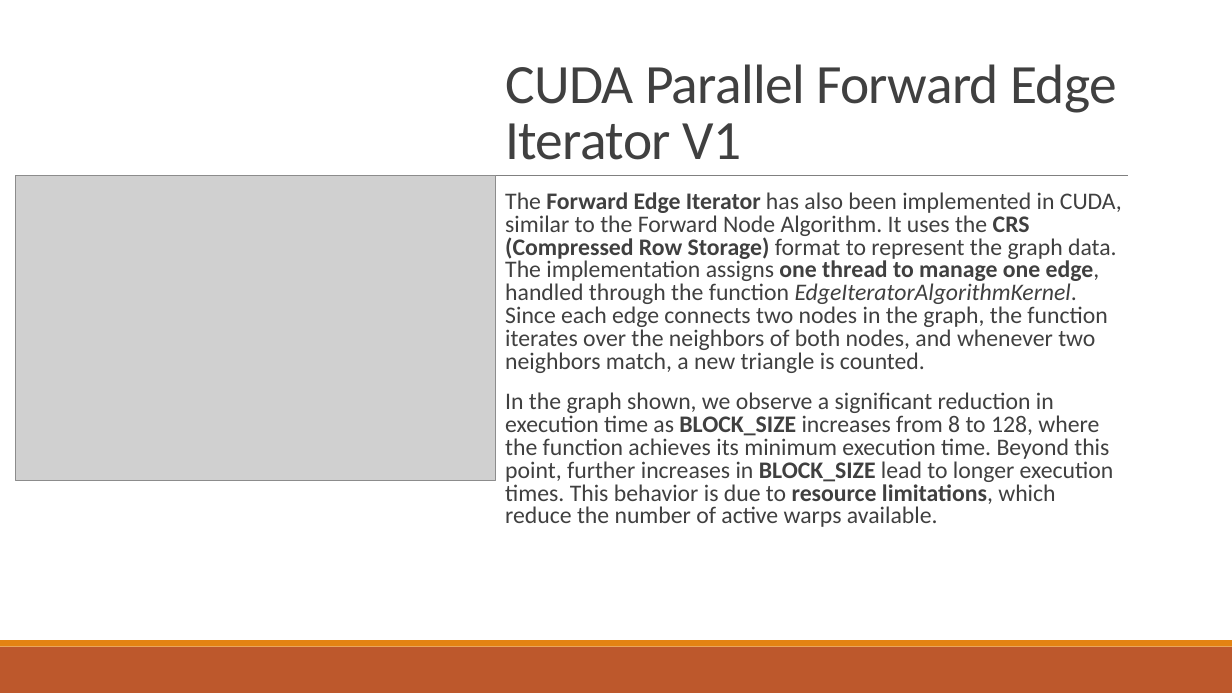
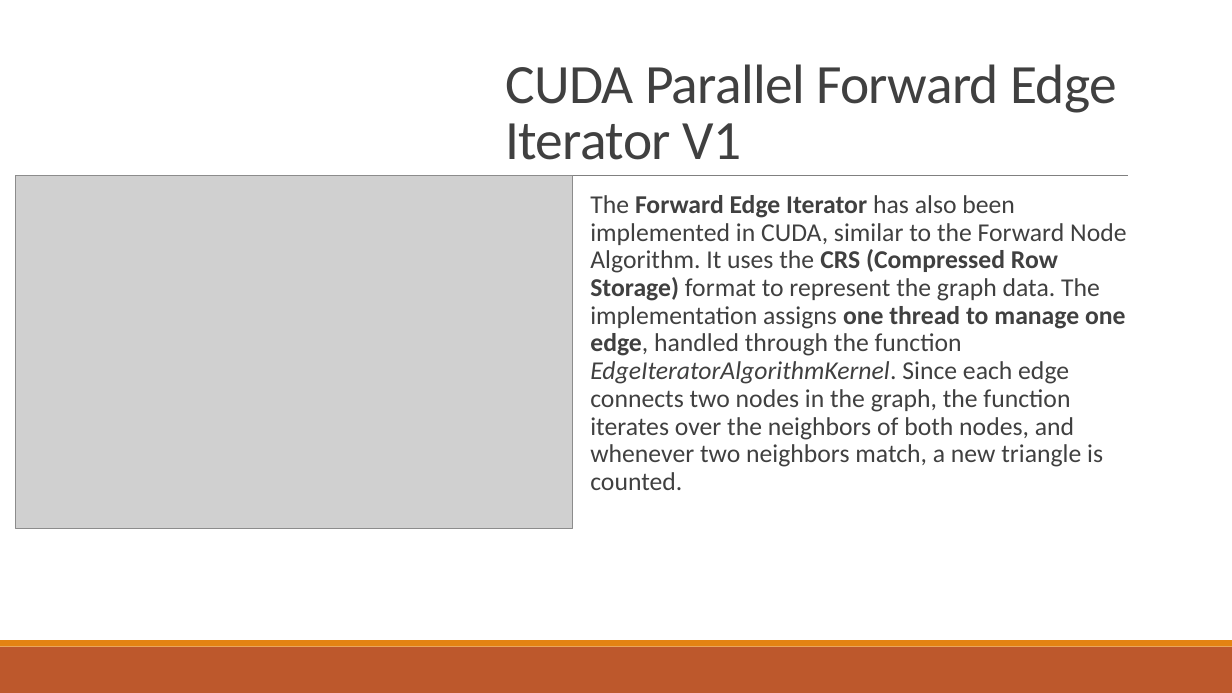
Before and after one commit to RiccardoRevalor/ParallelTriangleCounting, a slide deck: slide 16 of presentation.pptx. Drawn at 1232x693 pixels with LibreOffice and Linux fonts; fonts in the diff are those of the drawing; grey boxes stand for pictures. Boxes give left, top, right and bottom in pixels: in the first picture for what was removed or moved away, otherwise in the second. Text is boxed around its words. In the diff, an @@ line names an element or a change of style, - is before the commit and + after.

```diff
--- a/presentation.pptx
+++ b/presentation.pptx
@@ picture: place and size @@
-picture at <box>16,176,496,481</box>
+picture at <box>16,176,573,529</box>
@@ text "The Forward Edge Iterator has ...": place and size @@
-text "The Forward Edge Iterator has ..." at <box>505,192,1122,527</box>
+text "The Forward Edge Iterator has ..." at <box>590,195,1126,490</box>
@@ text "The Forward Edge Iterator has ..." at <box>590,195,1126,490</box>: size 18.5 to 20 pt; line spacing 0.8 to 0.9 @@
@@ text at <box>505,392,1114,527</box>: paragraph removed @@
-  In the graph shown, we observe a significant reduction in execution time as BLOCK_SIZE increases from 8 to 128, where the function achieves its minimum execution time. Beyond this point, further increases in BLOCK_SIZE lead to longer execution times. This behavior is due to resource limitations, which reduce the number of active warps available.
```
Also in this commit, not shown: 6 other slides changed, 1 slide added, 4 slides removed, 1 other file.
